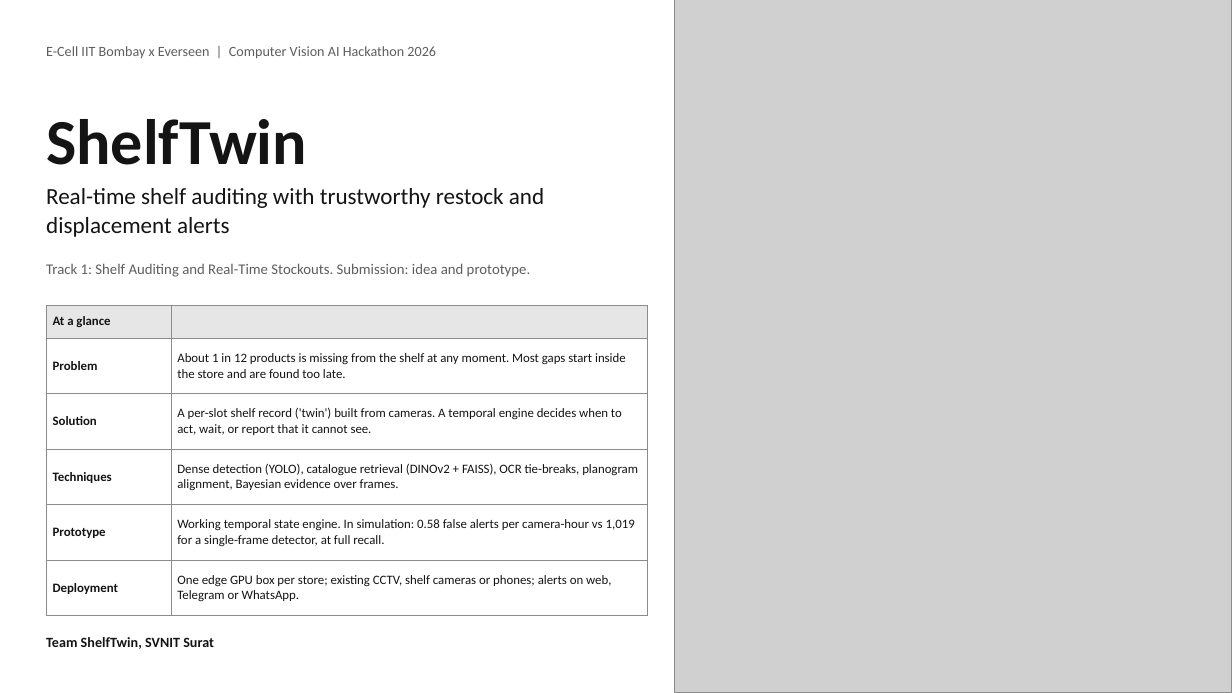
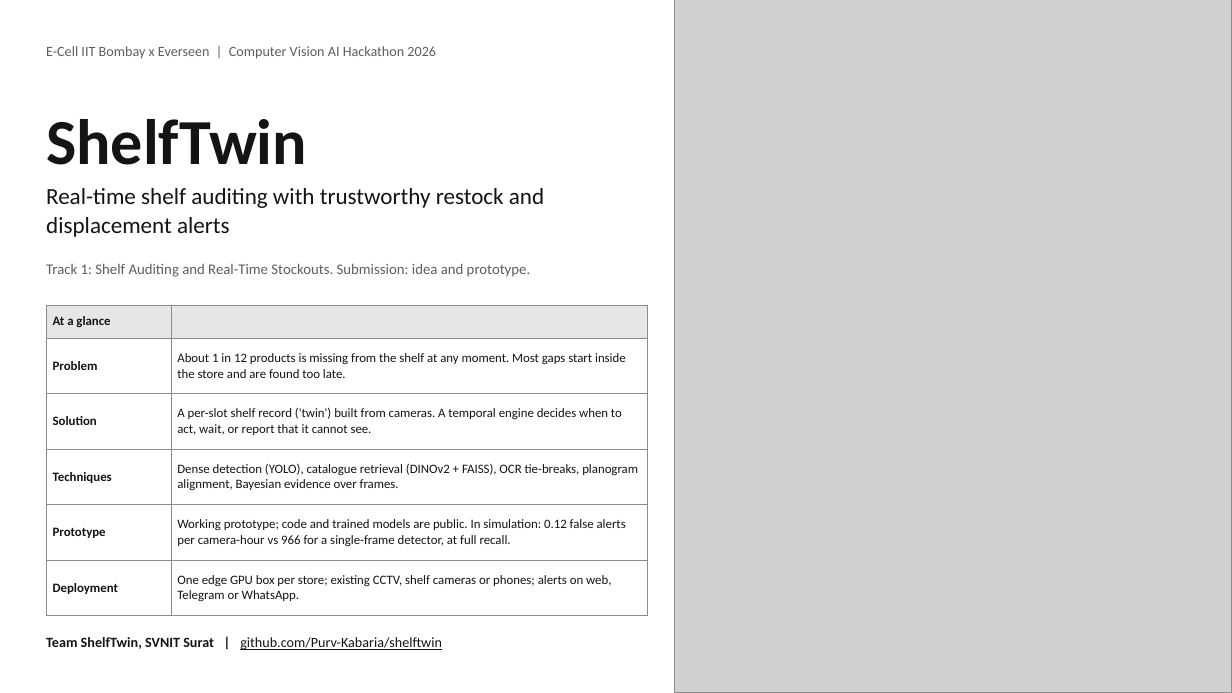
Before and after one commit to Purv-Kabaria/shelftwin, a slide deck: slide 1 of ShelfTwin.pptx. Drawn at 1232x693 pixels with LibreOffice and Linux fonts; fonts in the diff are those of the drawing; grey boxes stand for pictures. Boxes give left, top, right and bottom in pixels: in the first picture for what was removed or moved away, otherwise in the second. Text is boxed around its words. In the diff, an @@ line names an element or a change of style, - is before the commit and + after.

Commit message:
Proof-of-concept: real-data EDA and engine analysis from Kaggle session 1, reproducible deck/results scripts, updated deck and PDF

```diff
--- a/ShelfTwin.pptx
+++ b/ShelfTwin.pptx
@@ table at <box>46,305,647,605</box> @@
-row 5, column 2: Working temporal state engine. In simulation: 0.58 false alerts per camera-hour vs 1,019 for a single-frame detector, at full recall.
+row 5, column 2: Working prototype; code and trained models are public. In simulation: 0.12 false alerts per camera-hour vs 966 for a single-frame detector, at full recall.
@@ text at <box>46,637,442,650</box>: text changed; bold off @@
-Team ShelfTwin, SVNIT Surat
+Team ShelfTwin, SVNIT Surat | github.com/Purv-Kabaria/shelftwin
```
Also in this commit, not shown: 2 other slides changed, 2 slides added, 14 other files.
